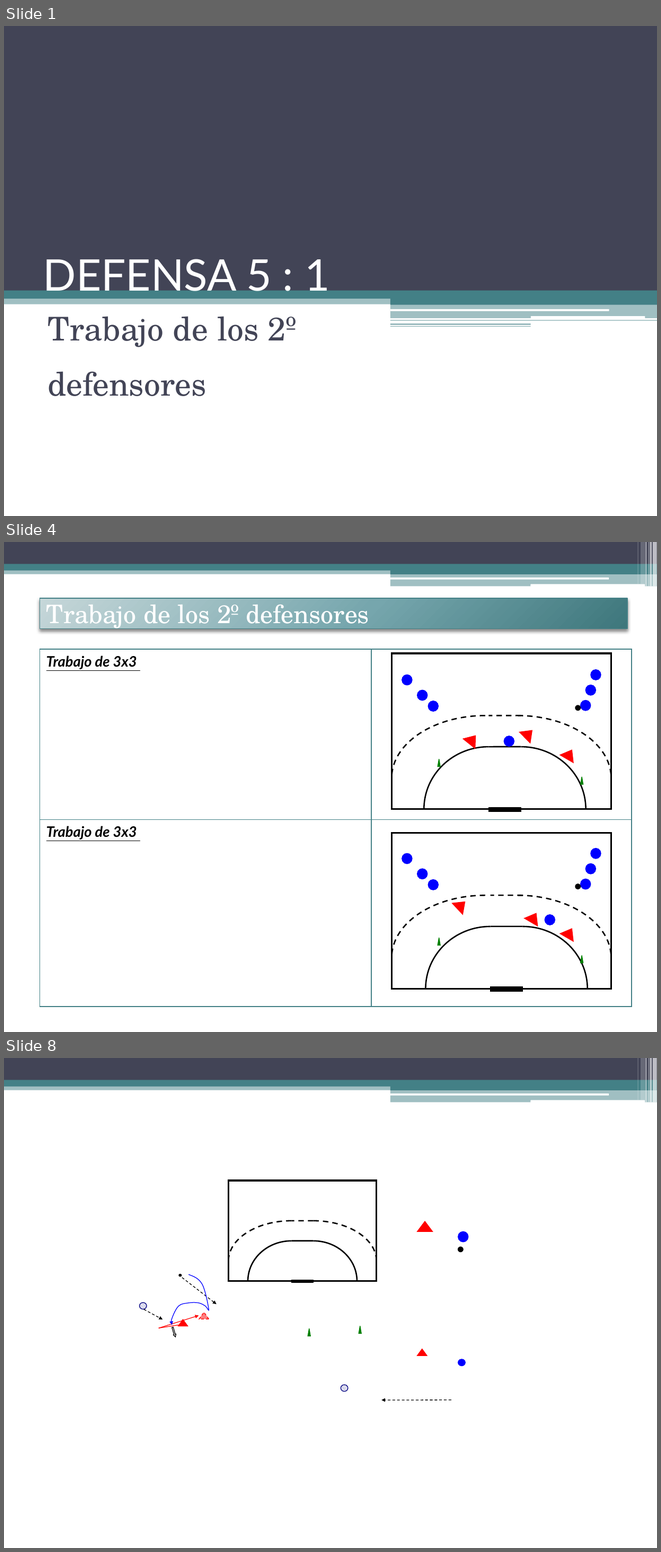
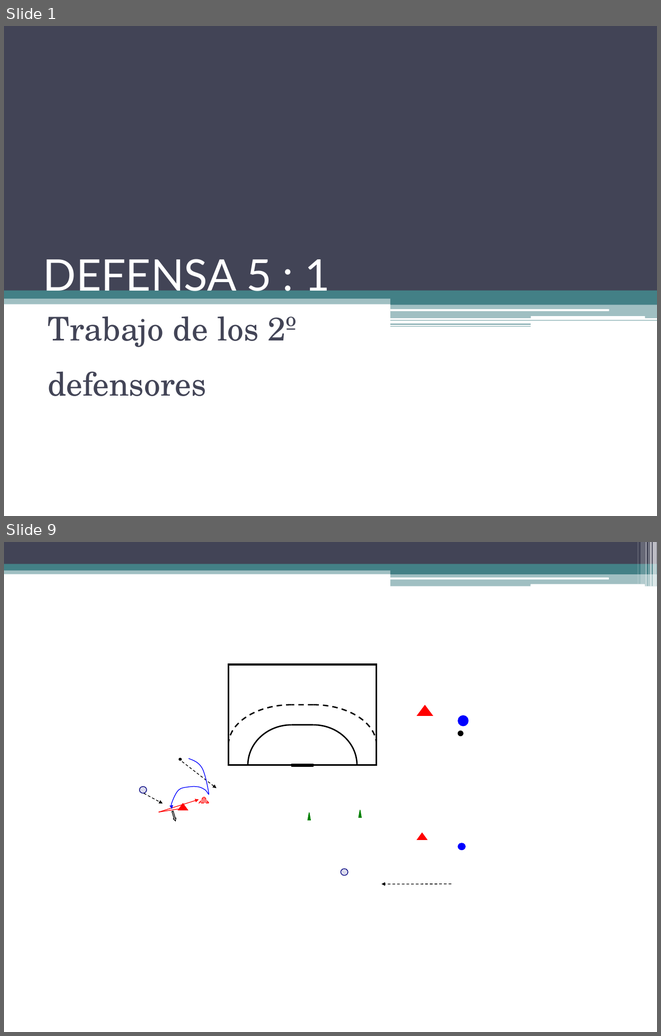
Before and after one commit to jahama/lbh_planificacion_temp_2011-12, a slide deck: defensa/contenidos-tactica/trabajo-2-defensor.pptx. Shown one above the other, each under a label of ours: slides 1, 4 and 8 before the commit, slides 1 and 9 after it; the slides between them are not shown. The pictures are 661x1552 and 661x1036 pixels, drawn with LibreOffice and Linux fonts; fonts in the diff are those of the drawing. Boxes give left, top, right and bottom in pixels: in the first picture for what was removed or moved away, otherwise in the second. Text is boxed around its words. In the diff, an @@ line names an element or a change of style, - is before the commit and + after.

Commit message:
anadidos ejercicios para trabajar a partir de la situacion del 2 defensor. Trabajar sus funcines y el sistema de ayudas.

```diff
--- a/defensa/contenidos-tactica/trabajo-2-defensor.pptx
+++ b/defensa/contenidos-tactica/trabajo-2-defensor.pptx
@@ slide 4 removed at (x1=4, y1=542, x2=657, y2=1032), background #FFFFFF; not listed: 13 template elements that a slide beside it also shows @@
@@ title removed at (x1=40, y1=598, x2=628, y2=629) @@
-Trabajo de los 2º defensores
@@ table removed at (x1=40, y1=649, x2=632, y2=1006), 2 rows, 2 columns @@
-Trabajo de 3x3 | 
-Trabajo de 3x3 | 
@@ group removed at (x1=392, y1=653, x2=611, y2=811): 7 ellipses, 5 triangles, 4 freeform shapes, 2 rectangles, 2 lines @@
@@ ellipse removed at (x1=575, y1=705, x2=581, y2=711) @@
@@ ellipse removed at (x1=402, y1=854, x2=412, y2=864) @@
@@ ellipse removed at (x1=590, y1=848, x2=601, y2=859) @@
@@ ellipse removed at (x1=417, y1=868, x2=428, y2=879) @@
@@ ellipse removed at (x1=586, y1=863, x2=596, y2=874) @@
@@ ellipse removed at (x1=428, y1=880, x2=438, y2=890) @@
@@ ellipse removed at (x1=575, y1=883, x2=581, y2=889) @@
@@ ellipse removed at (x1=581, y1=879, x2=591, y2=889) @@
@@ triangle removed at (x1=452, y1=896, x2=470, y2=914) @@
@@ group removed at (x1=392, y1=832, x2=611, y2=990): 4 freeform shapes, 2 rectangles, 2 lines @@
@@ triangle removed at (x1=524, y1=909, x2=542, y2=926) @@
@@ ellipse removed at (x1=545, y1=914, x2=555, y2=925) @@
@@ triangle removed at (x1=438, y1=938, x2=440, y2=945) @@
@@ triangle removed at (x1=560, y1=925, x2=578, y2=942) @@
@@ triangle removed at (x1=581, y1=955, x2=583, y2=963) @@
@@ what was slide 8 is now slide 9 @@
```
Also in this commit, not shown: 2 slides changed, 5 slides added, 3 other slides removed.
